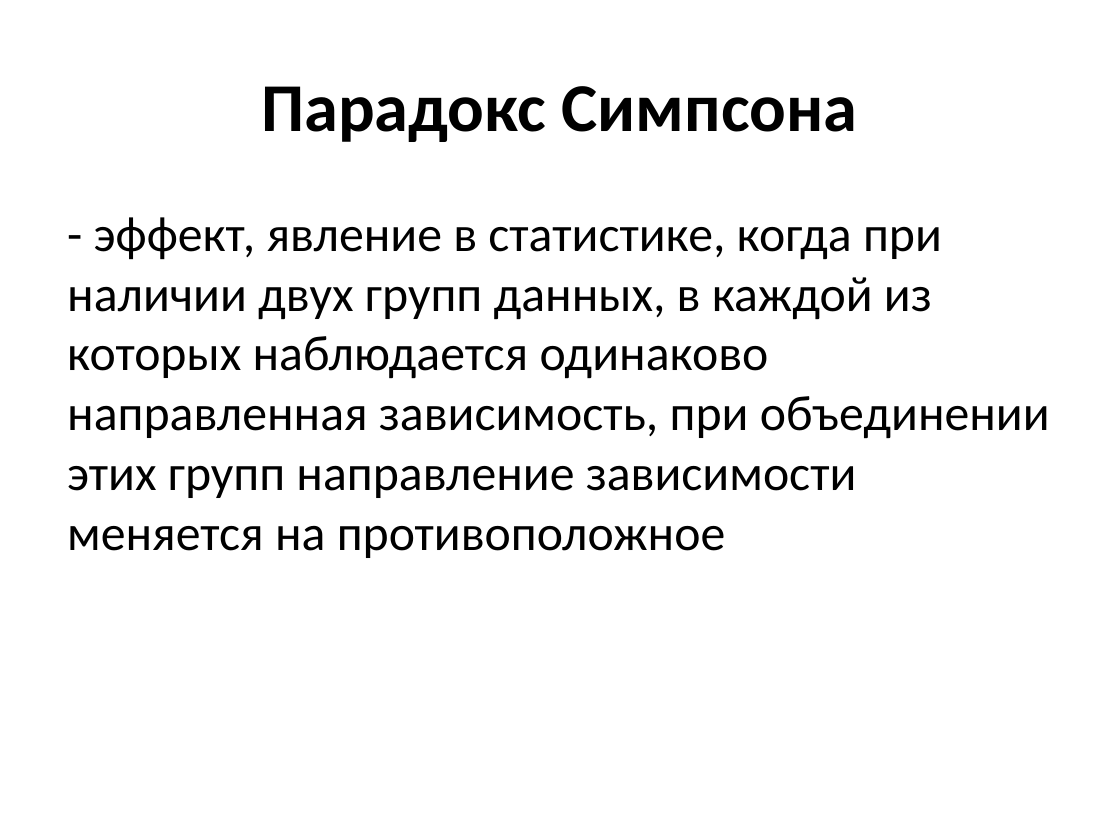
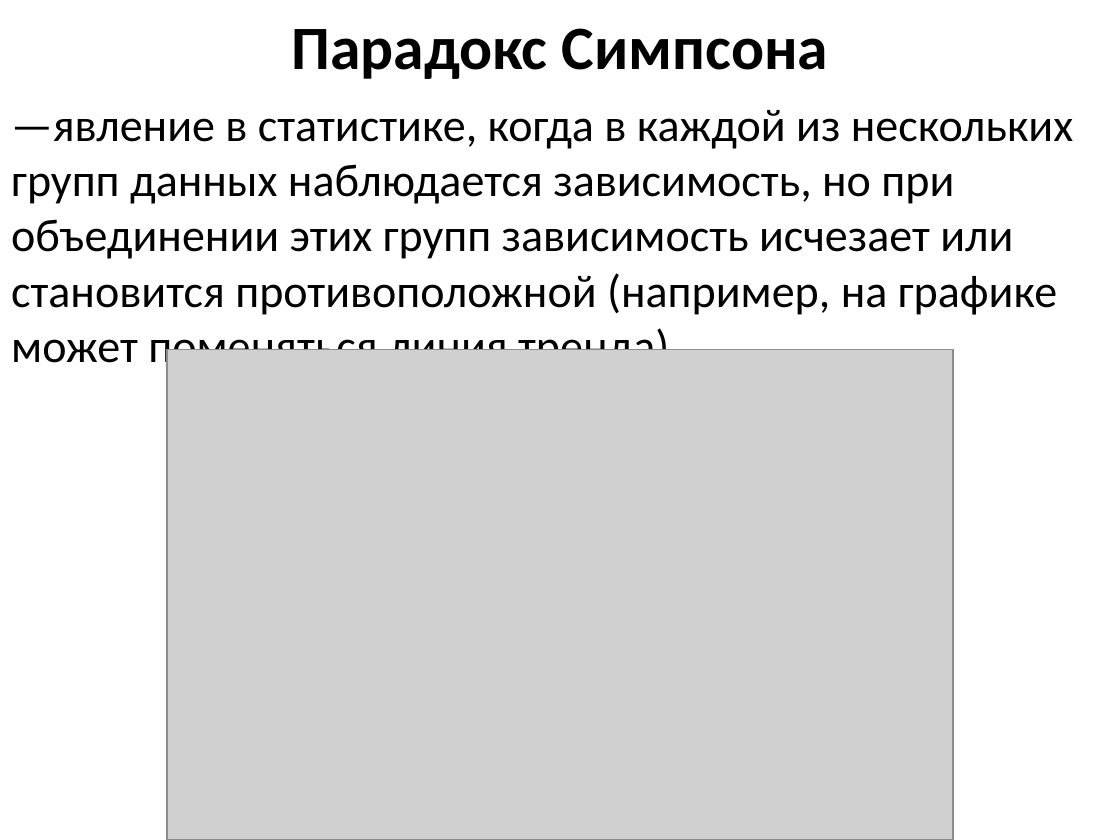
Before and after one commit to liaten/third_course, a slide deck: slide 2 of int_analysis_mat_methods/06_simpson/simpson.pptx. Drawn at 1120x840 pixels with LibreOffice and Linux fonts; fonts in the diff are those of the drawing; grey boxes stand for pictures. Boxes give left, top, right and bottom in pixels: in the first picture for what was removed or moved away, otherwise in the second. Text is boxed around its words. In the diff, an @@ line names an element or a change of style, - is before the commit and + after.

```diff
--- a/int_analysis_mat_methods/06_simpson/simpson.pptx
+++ b/int_analysis_mat_methods/06_simpson/simpson.pptx
@@ title "Парадокс Симпсона": place and size @@
-title "Парадокс Симпсона" at [261, 86, 858, 142]
+title "Парадокс Симпсона" at [292, 28, 828, 79]
@@ title "Парадокс Симпсона" at [292, 28, 828, 79]: size 44 to 39.6 pt @@
@@ text at [11, 110, 1073, 373]: text changed; size 32 to 29.6 pt @@
-- эффект, явление в статистике, когда при наличии двух групп данных, в каждой из которых наблюдается одинаково направленная зависимость, при объединении этих групп направление зависимости меняется на противоположное
+—явление в статистике, когда в каждой из нескольких групп данных наблюдается зависимость, но при объединении этих групп зависимость исчезает или становится противоположной (например, на графике может поменяться линия тренда)
@@ picture added at [167, 349, 953, 840] @@
```
Also in this commit, not shown: 4 slides added, 7 slides removed, 2 other files.
